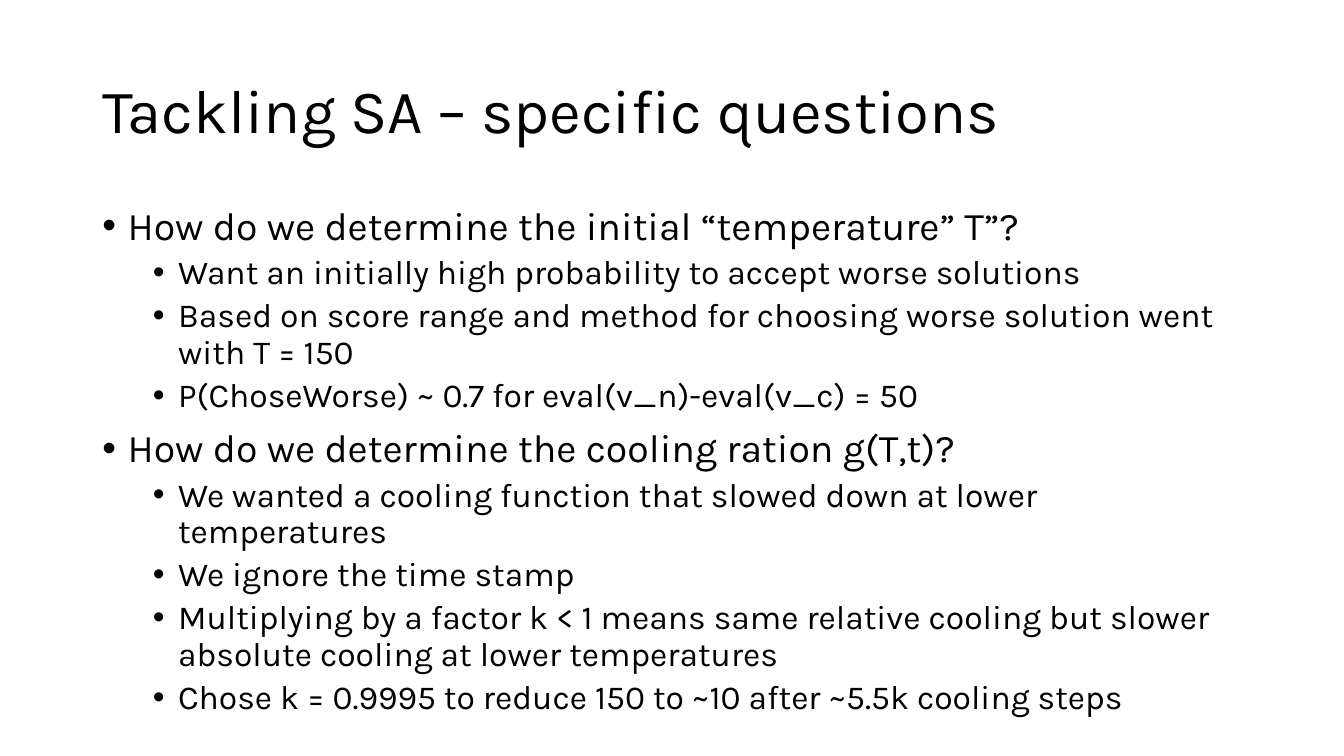
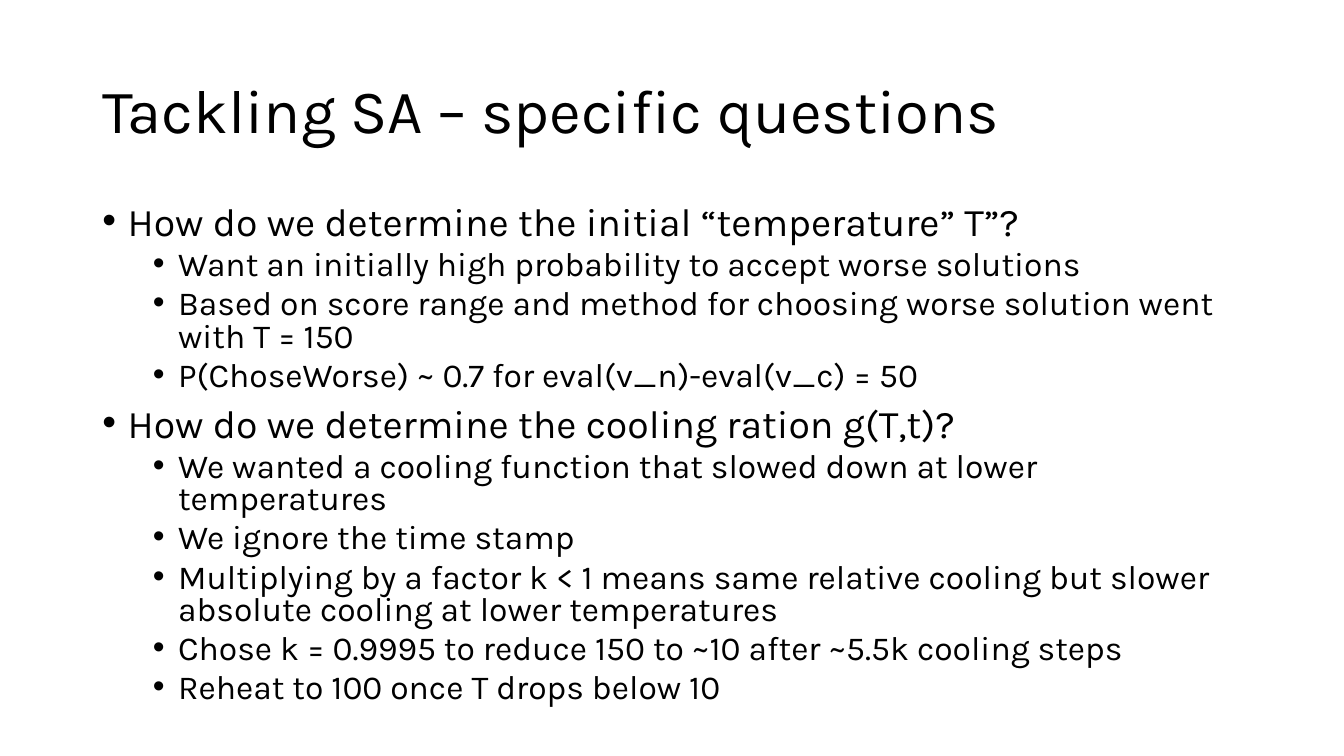
Before and after one commit to amanfc7/Machine-Learaning, a slide deck: slide 4 of ex3/TODO_presentation_ex_3.pptx. Drawn at 1344x756 pixels with LibreOffice and Linux fonts; fonts in the diff are those of the drawing. Boxes give left, top, right and bottom in pixels: in the first picture for what was removed or moved away, otherwise in the second. Text is boxed around its words. In the diff, an @@ line names an element or a change of style, - is before the commit and + after.

```diff
--- a/ex3/TODO_presentation_ex_3.pptx
+++ b/ex3/TODO_presentation_ex_3.pptx
@@ text at bbox=[128, 209, 1213, 669]: line spacing 0.9 to 0.8 @@
@@ text at bbox=[178, 676, 681, 700]: paragraph added @@
+  • Reheat to 100 once T drops below 10
```
Also in this commit, not shown: 1 other slide changed, 1 other file.
